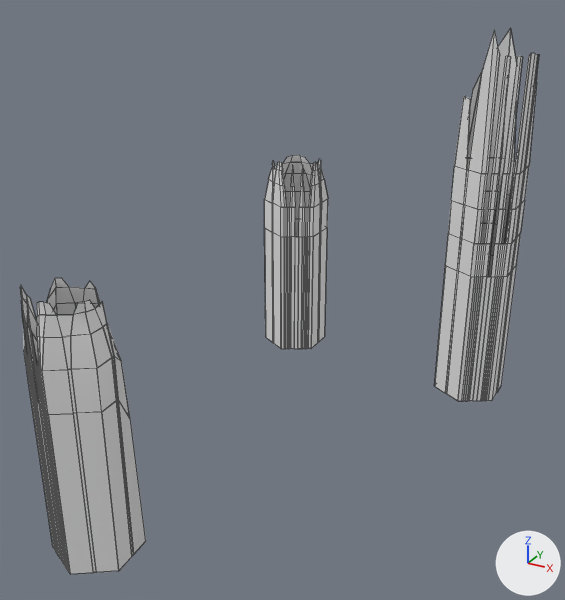
What one commit did to the OBJ model assets/models/towers.obj.
The view is the same before and after, from a camera (50 mm lens) standing at (-29.0, -166.0, 100.0) and looking at (-130.0, 18.0, 8.0). Every picture has the same lights, and +X, +Y and +Z are marked at lower right. Mesh edges are drawn as thin lines. Where no turn or scale is listed for an object, it has been applied to the vertices.

The first picture shows 'towers'.
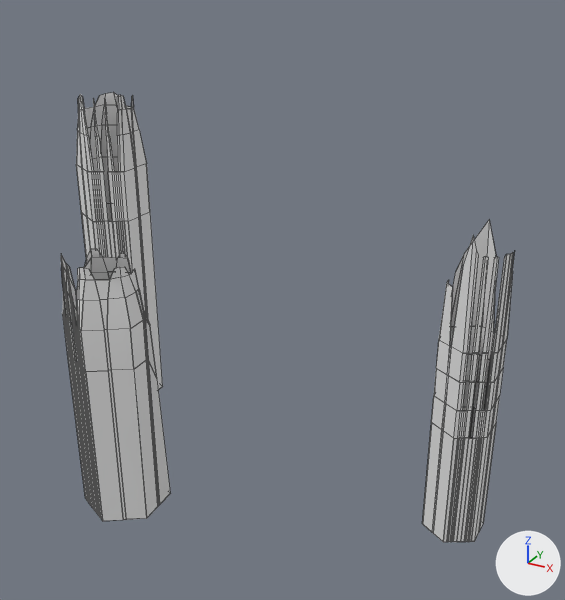
Changed parts and their boxes (x1, y1, x2, y2) in the pictures (565 x 600 px; the box of a moved part takes in the faces that stretch with it):
'towers', reshaped (12% narrower, 18% shorter): before (20, 28, 539, 574); after (61, 92, 515, 542)
part 1 of me_towers, moved or reshaped: before (435, 28, 539, 401); after (422, 220, 515, 542)
part 2 of me_towers, moved or reshaped: before (20, 278, 146, 574); after (76, 92, 163, 389)
part 3 of me_towers, moved or reshaped: before (264, 155, 328, 349); after (61, 248, 171, 521)

What changed in the scene script:
```text
Change me_towers:
    used by ob_towers; location = (0.0, 0.0, 0.0)
    remove me_towers.from_pydata(...)  # 900 vertices, 810 faces; spans x -162.5..-75.1, y -65.8..80.5, z -31.4..82.5
    add me_towers.from_pydata(...)  # 900 vertices, 810 faces; spans x -204.6..-75.1, y -47.6..75.7, z -88.9..62.8
    me_towers part 1: the loose piece of 300 vertices spanning x -94.5..-75.1, y 53.3..75.7, z -31.4..82.5 is moved by (0.0, 0.0, -57.5)
    me_towers part 2: 300 of 900 vertices moved; they spanned x -151.2..-131.1, y -65.8..-43.4, z -31.4..37.5 and now span x -204.6..-185.2, y 11.9..34.3, z -41.6..62.8; mean shift (-49.7, 77.9, 15.1); largest move (-131.5, -53.6, 22.4) -> (-190.3, 31.7, 39.8)
    me_towers part 3: 300 of 900 vertices moved; they spanned x -162.5..-143.0, y 58.0..80.5, z -31.4..37.6 and now span x -157.1..-137.0, y -47.6..-25.3, z -31.4..37.5; mean shift (1.7, -105.8, -0.7); largest move (-143.0, 74.9, -31.4) -> (-137.0, -41.3, -31.4)
    me_towers part 4: its shading normals changed
```
